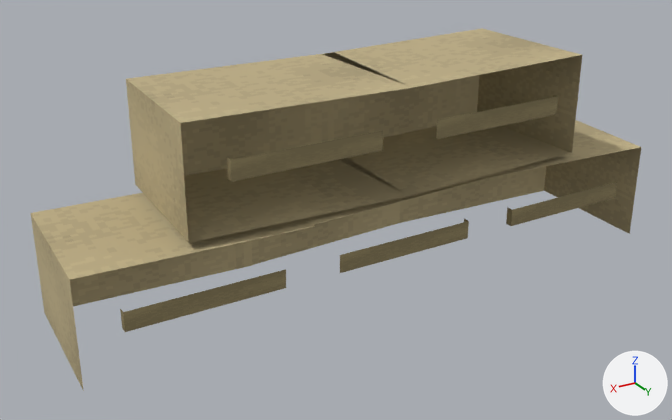
An edit to the glTF model packages/client/public/models/props/prop_sandbags.glb, drawn before and after from the same camera.
One viewpoint serves both versions: a camera (50 mm lens) standing at (1.268, 1.971, 1.208) and looking at (0.082, -0.005, 0.22). The axes (+X, +Y, +Z) are drawn at lower right. The lights are the same throughout. The picture after the commit comes second. Vertices at exactly the same position are counted once.

The first picture shows 'prop_sandbags'.
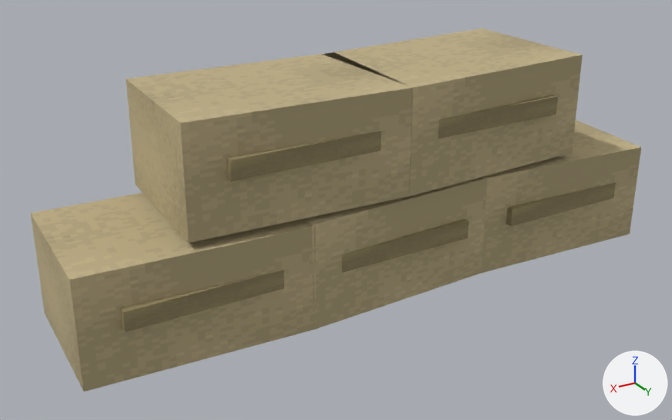
Diff of the bpy script that builds the scene:
```diff
--- a/packages/client/public/models/props/prop_sandbags.glb.py
+++ b/packages/client/public/models/props/prop_sandbags.glb.py
@@ me_prop_sandbags @@
 # used by ob_prop_sandbags; location = (0.0, 0.0, 0.0)
-me_prop_sandbags.from_pydata(...)  # 66 vertices, 52 faces; spans x -0.85..0.85, y -0.21..0.21, z 0.02..0.6
+me_prop_sandbags.from_pydata(...)  # 80 vertices, 84 faces; spans x -0.85..0.85, y -0.21..0.21, z 0.02..0.6
+# me_prop_sandbags part 1
+# 4 faces are deleted
+# 14 vertices are added at x -0.75..0.35, y 0.19..0.21, z 0.02..0.5
+# 36 new faces join them
 me_prop_sandbags.materials.append(mat_wrh_fixed)
```

What differs and where, as boxes [x1, y1, x2, y2] in the pictures (672 x 420 px):
'prop_sandbags', reshaped
    before: [31, 28, 641, 391]
    after: [31, 28, 641, 392]
part 1 of me_prop_sandbags, built on
    before: [181, 55, 579, 243]
    after: [70, 55, 641, 392]
